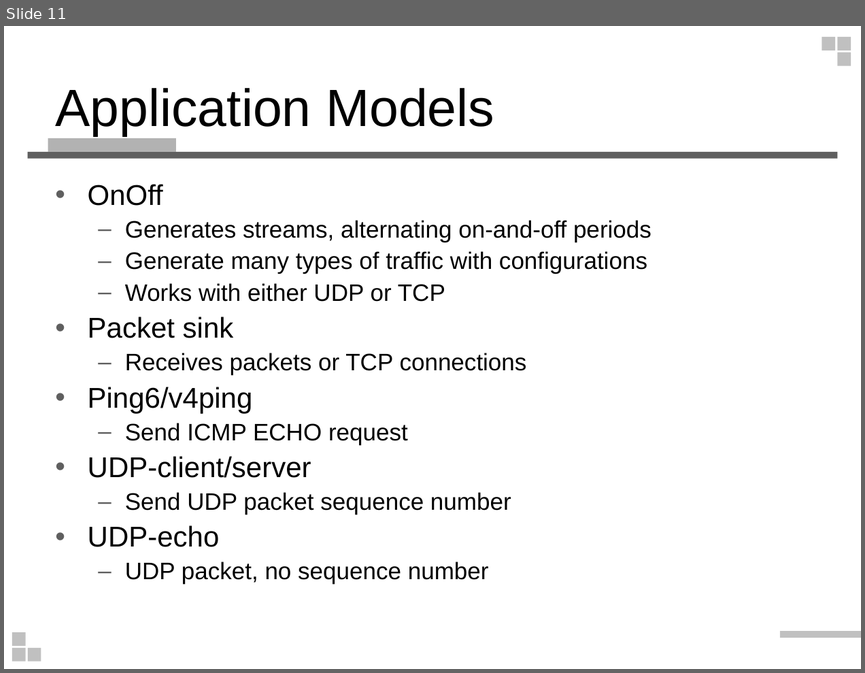
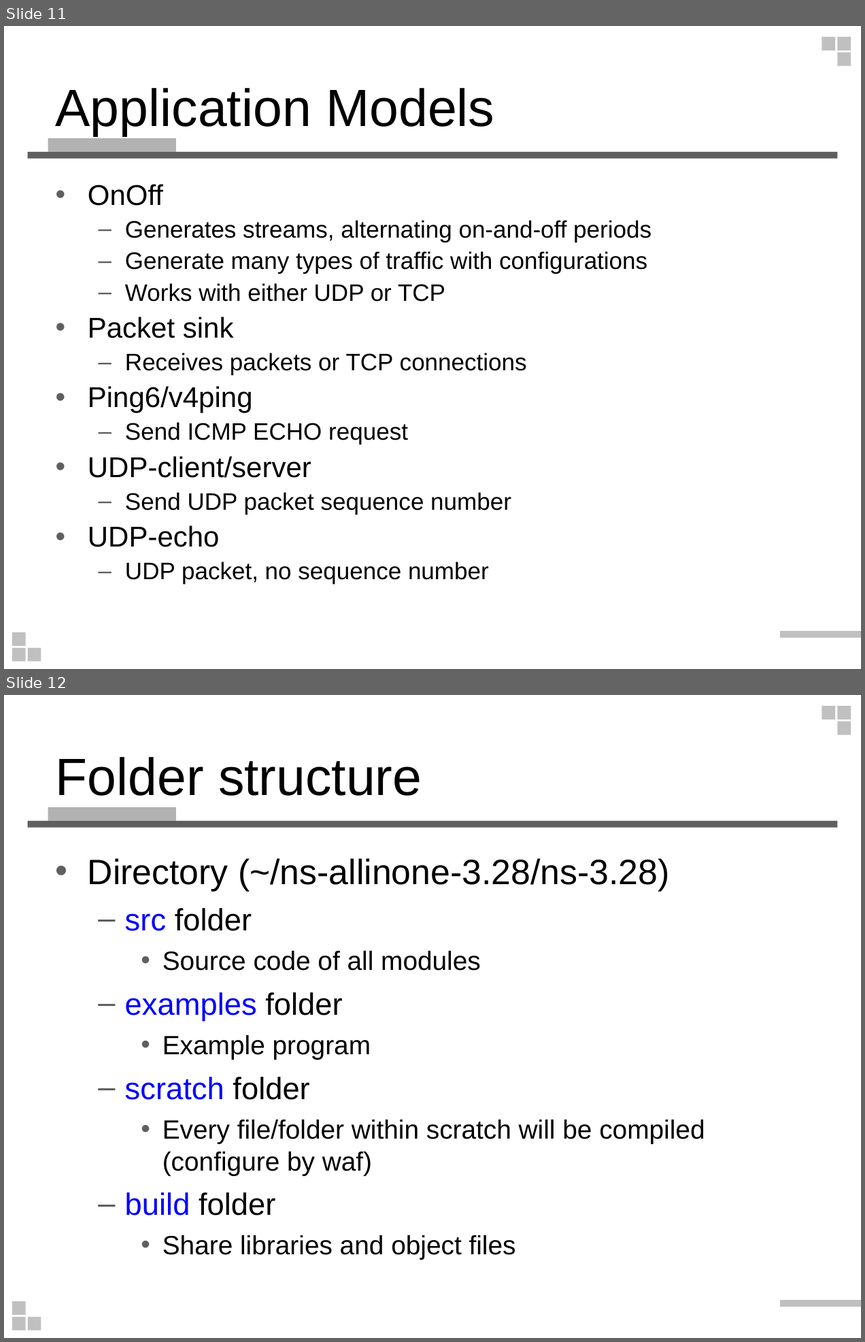
Before and after one commit to wlshiu/my_note, a slide deck: note_vg/ns3_intro.ppt. Shown one above the other, each under a label of ours: slide 11 before the commit, slides 11 and 12 after it. The pictures are 865x673 and 865x1342 pixels, drawn with LibreOffice and Linux fonts; fonts in the diff are those of the drawing. Boxes give left, top, right and bottom in pixels: in the first picture for what was removed or moved away, otherwise in the second. Text is boxed around its words. In the diff, an @@ line names an element or a change of style, - is before the commit and + after.

```diff
--- a/note_vg/ns3_intro.ppt
+++ b/note_vg/ns3_intro.ppt
@@ slide 12 added at [4,695,861,1338], background #FFFFFF; not listed: 9 template elements that a slide beside it also shows @@
@@ title added at [56,757,422,796], 44 pt, text #000000 @@
+Folder structure
@@ text added at [88,858,704,1259], 22.2 pt, text #000000 @@
+• Directory (~/ns-allinone-3.28/ns-3.28)
+  – src folder
+    • Source code of all modules
+  – examples folder
+    • Example program
+  – scratch folder
+    • Every file/folder within scratch will be compiled (configure by waf)
+  – build folder
+    • Share libraries and object files
```
Also in this commit, not shown: 4 slides changed, 19 other slides added, 1 slide removed.
